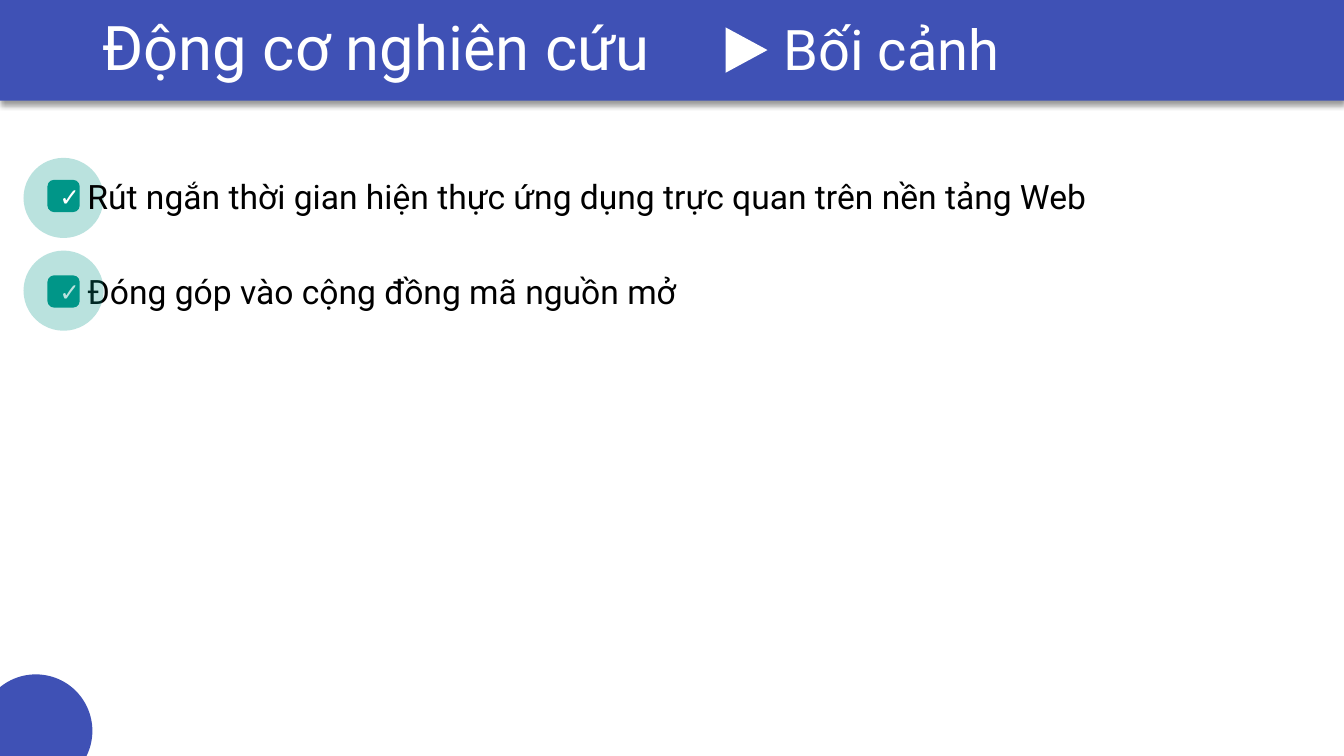
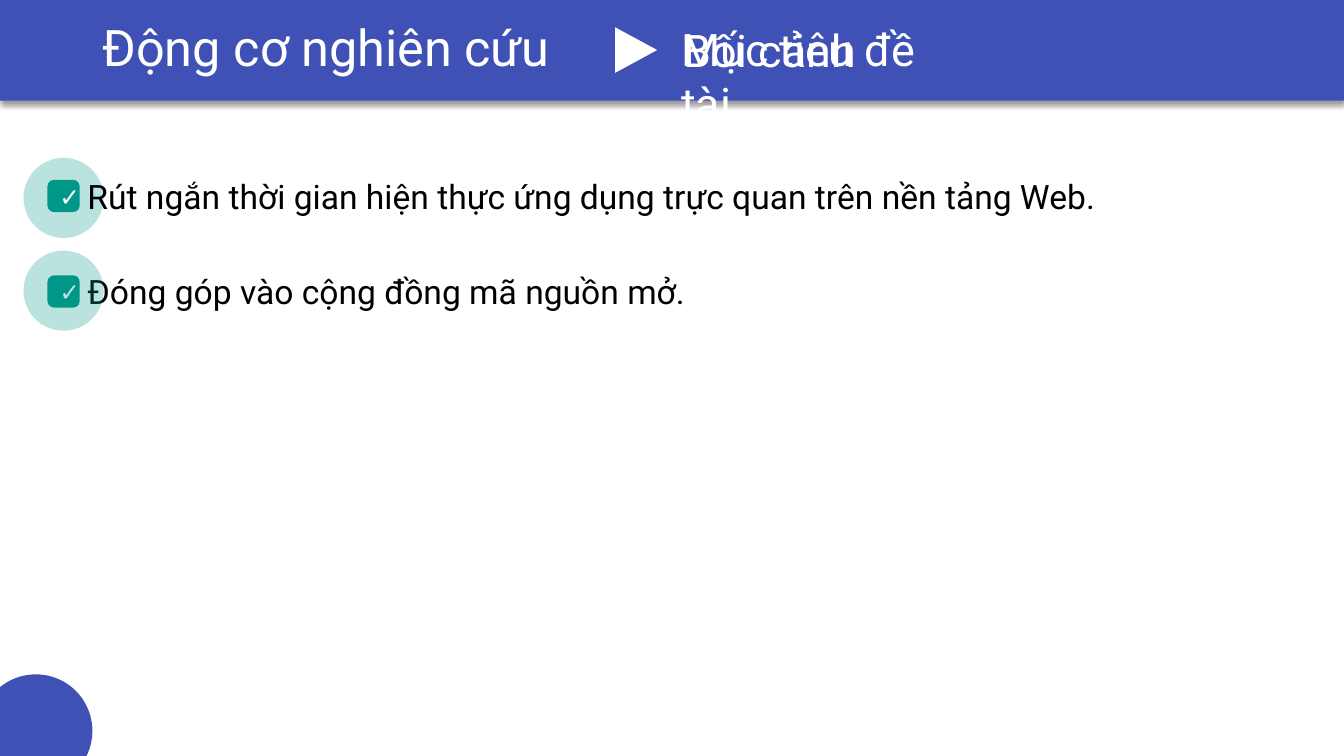
Before and after one commit to csethanhcong/c9js-demo, a slide deck: slide 7 of report/Presentation/Slide LVTN.pptx. Drawn at 1344x756 pixels with LibreOffice and Linux fonts; fonts in the diff are those of the drawing. Boxes give left, top, right and bottom in pixels: in the first picture for what was removed or moved away, otherwise in the second. Text is boxed around its words. In the diff, an @@ line names an element or a change of style, - is before the commit and + after.

```diff
--- a/report/Presentation/Slide LVTN.pptx
+++ b/report/Presentation/Slide LVTN.pptx
@@ text added at [102, 28, 452, 77], 36 pt, text #FFFFFF @@
+Động cơ nghiên cứu
@@ triangle: place and size @@
-triangle at [725, 28, 768, 73]
+triangle at [616, 28, 658, 73]
@@ text "Bối cảnh": place and size @@
-text "Bối cảnh" at [784, 24, 999, 71]
+text "Bối cảnh" at [684, 30, 856, 74]
@@ text "Bối cảnh" at [684, 30, 856, 74]: size 40 to 32 pt @@
@@ text added at [681, 29, 915, 107], 32 pt, text #FFFFFF @@
+Mục tiêu đề tài
@@ text at [87, 178, 1095, 217]: text changed @@
-Rút ngắn thời gian hiện thực ứng dụng trực quan trên nền tảng Web
+Rút ngắn thời gian hiện thực ứng dụng trực quan trên nền tảng Web.
@@ text at [87, 273, 684, 312]: text changed @@
-Đóng góp vào cộng đồng mã nguồn mở
+Đóng góp vào cộng đồng mã nguồn mở.
```
Also in this commit, not shown: 15 other slides changed.
